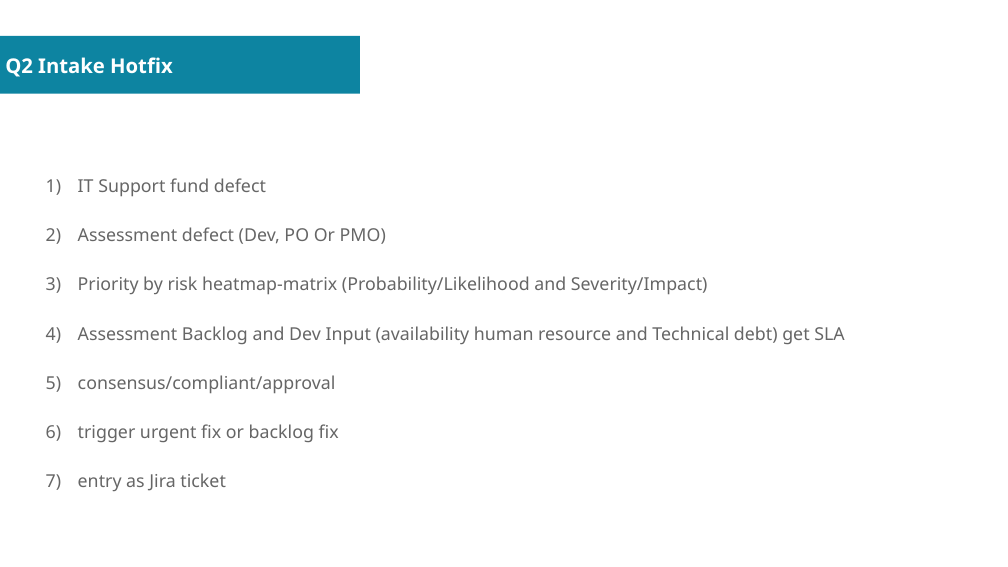
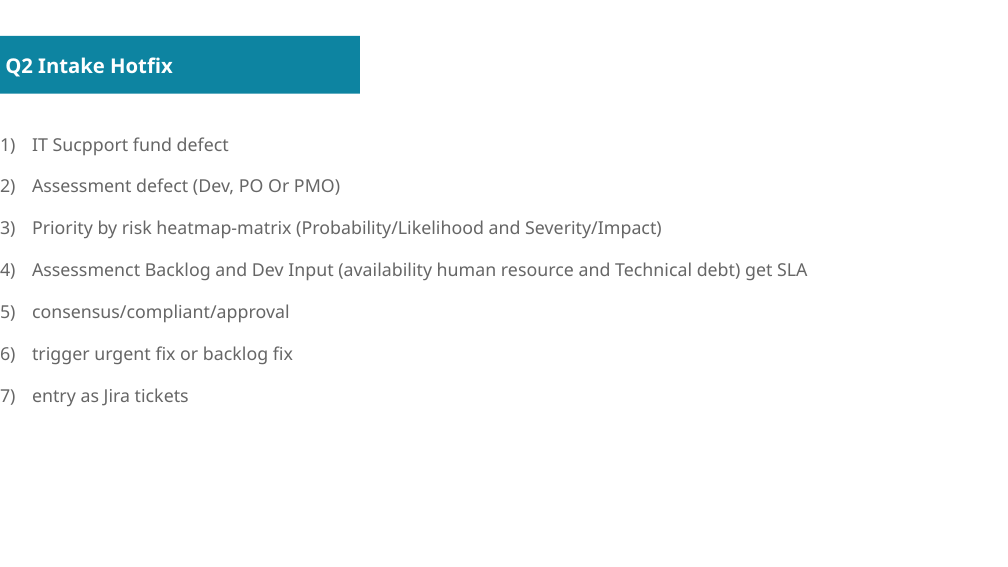
Before and after one commit to sovannotychea/ori-test, a slide deck: slide 4 of docs/01.odp. Drawn at 1008x567 pixels with LibreOffice and Linux fonts; fonts in the diff are those of the drawing. Boxes give left, top, right and bottom in pixels: in the first picture for what was removed or moved away, otherwise in the second. Text is boxed around its words. In the diff, an @@ line names an element or a change of style, - is before the commit and + after.

```diff
--- a/docs/01.odp
+++ b/docs/01.odp
@@ text "IT Sucpport fund defect": place and size @@
-text "IT Sucpport fund defect" at bbox=[78, 178, 844, 491]
+text "IT Sucpport fund defect" at bbox=[32, 137, 807, 406]
@@ text at bbox=[32, 137, 229, 155]: text changed @@
-1) IT Support fund defect
+1) IT Sucpport fund defect
@@ text at bbox=[32, 178, 662, 364]: less space between paragraphs @@
@@ text at bbox=[32, 262, 807, 281]: text changed @@
-4) Assessment Backlog and Dev Input (availability human resource and Technical debt) get SLA
+4) Assessmenct Backlog and Dev Input (availability human resource and Technical debt) get SLA
@@ text at bbox=[32, 388, 189, 406]: text changed @@
-7) entry as Jira ticket
+7) entry as Jira tickets
```
Also in this commit, not shown: 5 other slides changed, 4 slides added, 3 slides removed, 5 other files.
